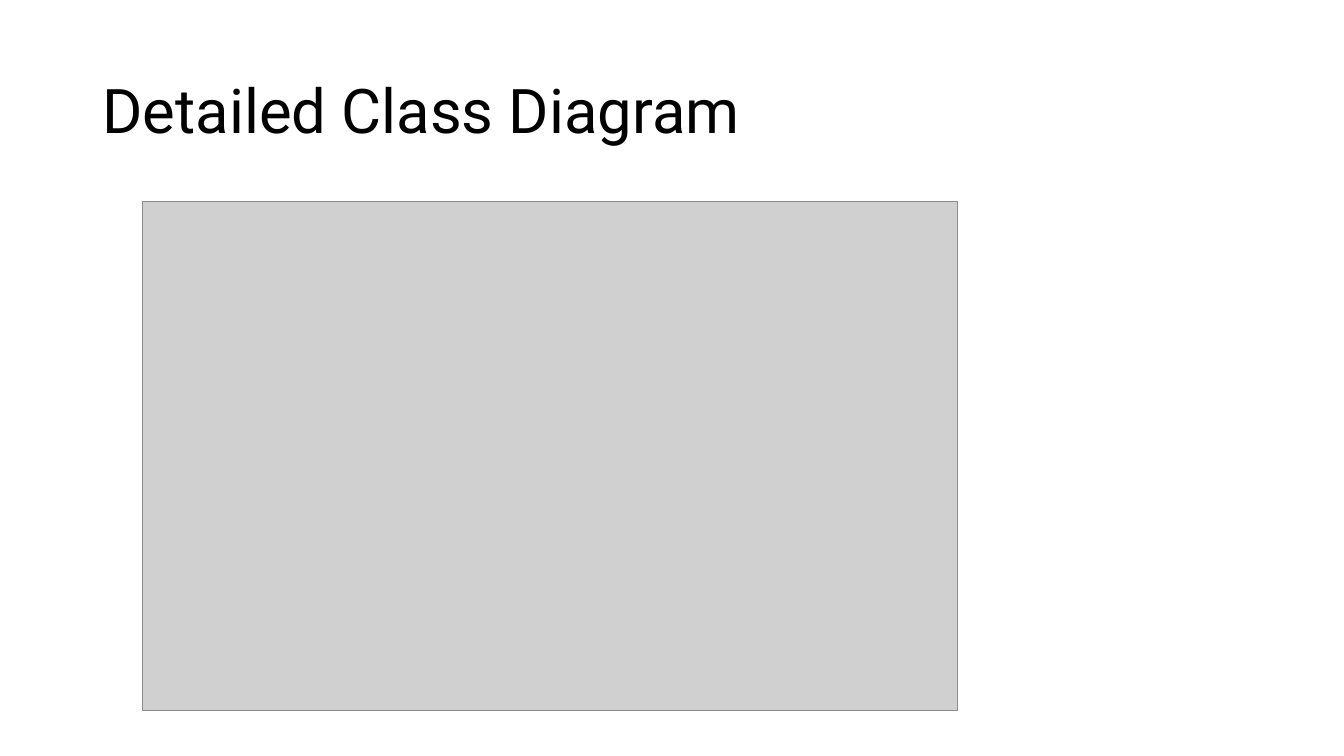
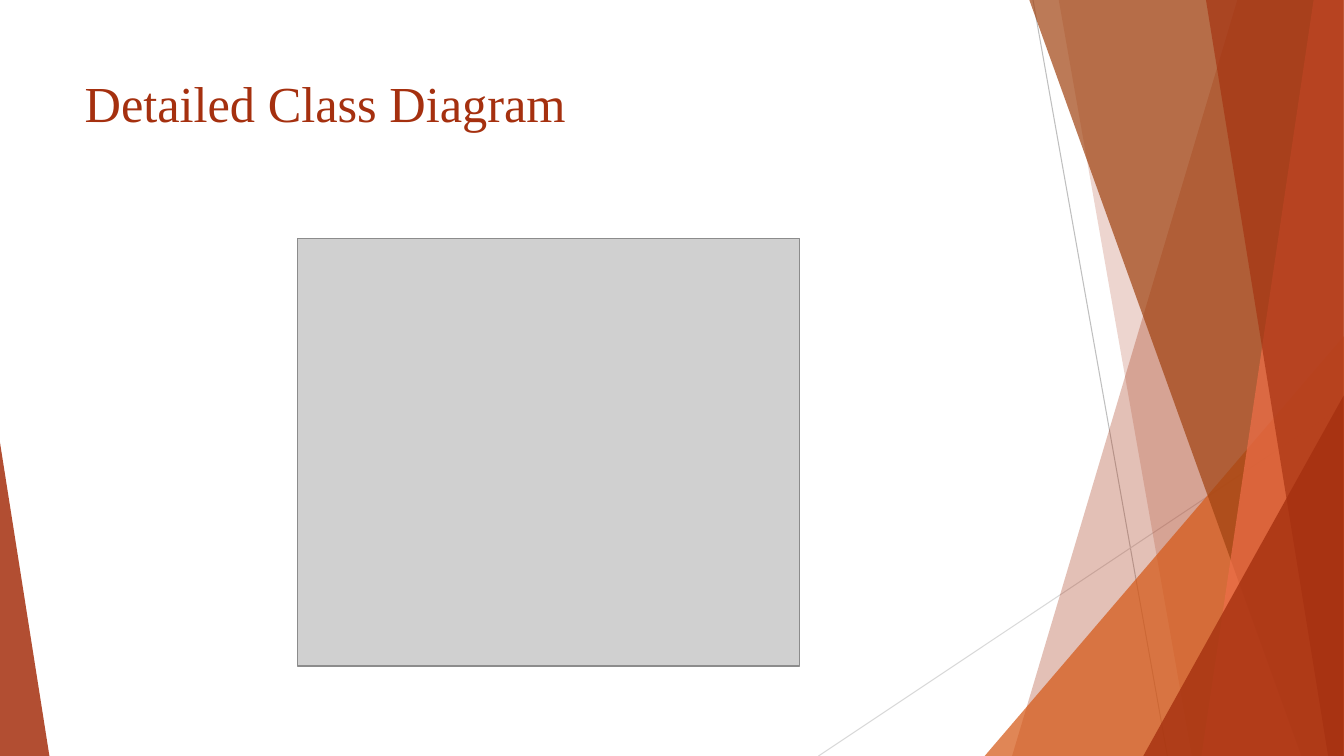
Before and after one commit to UswaArif/Tea-Distribution-Company, a slide deck: slide 19 of UMM Distribution Company.pptx (slide 15 before the commit). Drawn at 1344x756 pixels with LibreOffice and Linux fonts; fonts in the diff are those of the drawing; grey boxes stand for pictures. Boxes give left, top, right and bottom in pixels: in the first picture for what was removed or moved away, otherwise in the second. Text is boxed around its words. In the diff, an @@ line names an element or a change of style, - is before the commit and + after.

```diff
--- a/UMM Distribution Company.pptx
+++ b/UMM Distribution Company.pptx
@@ title "Detailed Class Diagram": place and size @@
-title "Detailed Class Diagram" at [102, 86, 740, 146]
+title "Detailed Class Diagram" at [85, 87, 565, 133]
@@ title "Detailed Class Diagram" at [85, 87, 565, 133]: size 44 to 36 pt, font Roboto to Times New Roman, text colour #000000 to #A5300F; line spacing 0.9 to 1; vertical alignment middle to top @@
@@ picture: place and size @@
-picture at [142, 202, 957, 712]
+picture at [297, 238, 800, 665]
@@ group added at [0, 0, 1344, 756]: 5 freeform shapes, 3 triangles, 2 lines @@
```
Also in this commit, not shown: 15 other slides changed, 7 slides added, 2 slides removed.
